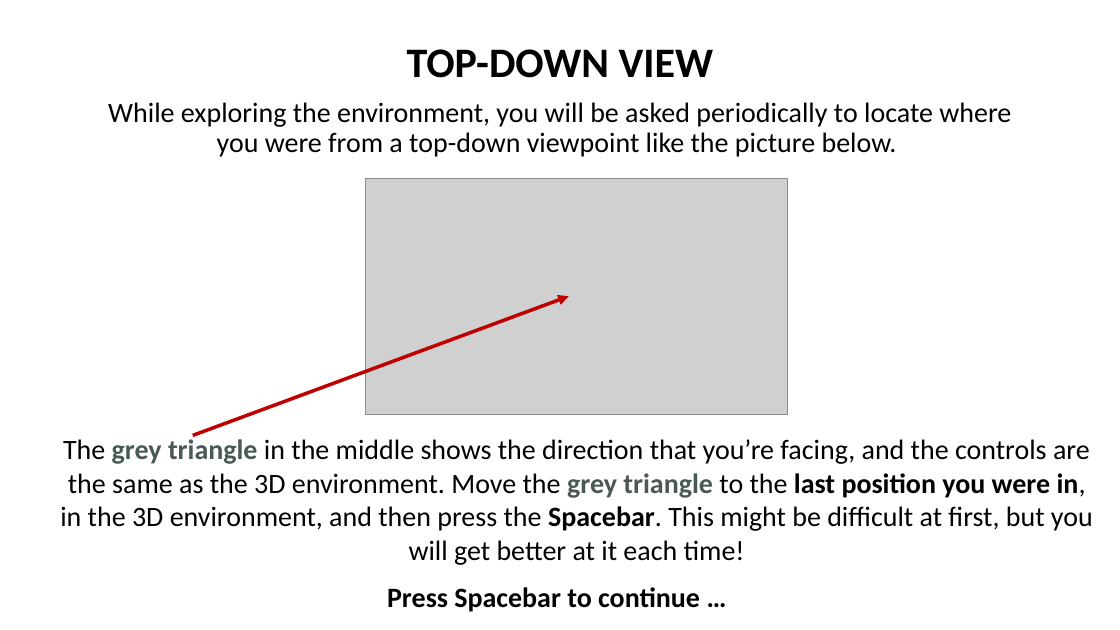
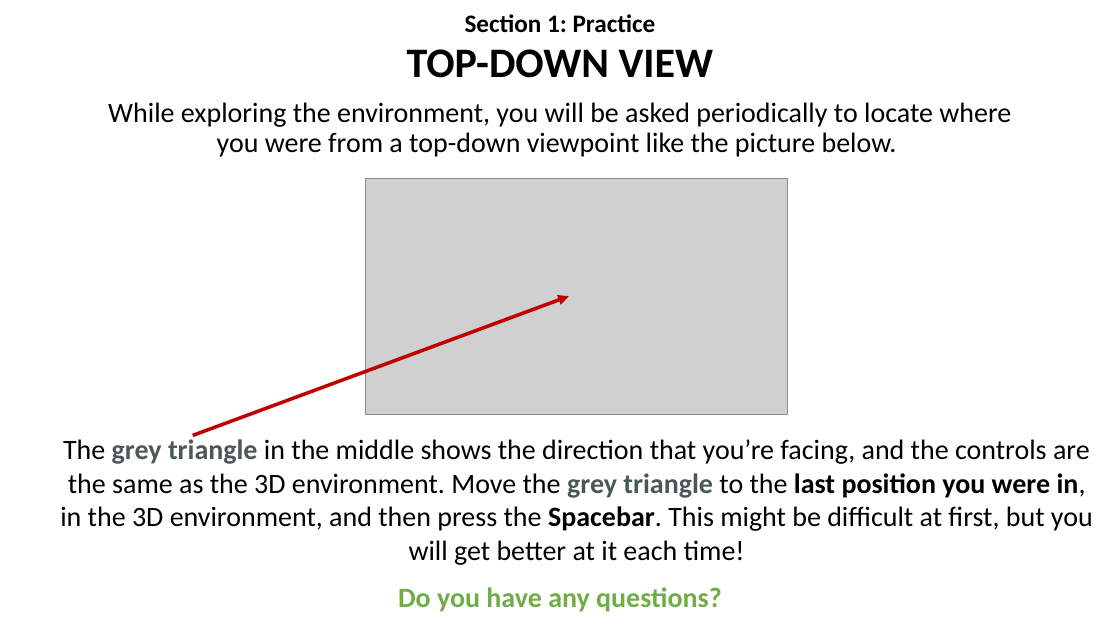
Before and after one commit to kbnealy/OpenMaze, a slide deck: slide 6 of Assets/StreamingAssets/2D_Objects/Practice/Practice_online_final.pptx. Drawn at 1120x630 pixels with LibreOffice and Linux fonts; fonts in the diff are those of the drawing; grey boxes stand for pictures. Boxes give left, top, right and bottom in pixels: in the first picture for what was removed or moved away, otherwise in the second. Text is boxed around its words. In the diff, an @@ line names an element or a change of style, - is before the commit and + after.

```diff
--- a/Assets/StreamingAssets/2D_Objects/Practice/Practice_online_final.pptx
+++ b/Assets/StreamingAssets/2D_Objects/Practice/Practice_online_final.pptx
@@ text added at (x1=465, y1=14, x2=656, y2=33), 21.6 pt, text #000000, bold @@
+Section 1: Practice
@@ text at (x1=398, y1=587, x2=722, y2=612): text changed; text colour #000000 to #70AD47 @@
-Press Spacebar to continue …
+Do you have any questions?
```
Also in this commit, not shown: 11 other slides changed, 30 other files.
